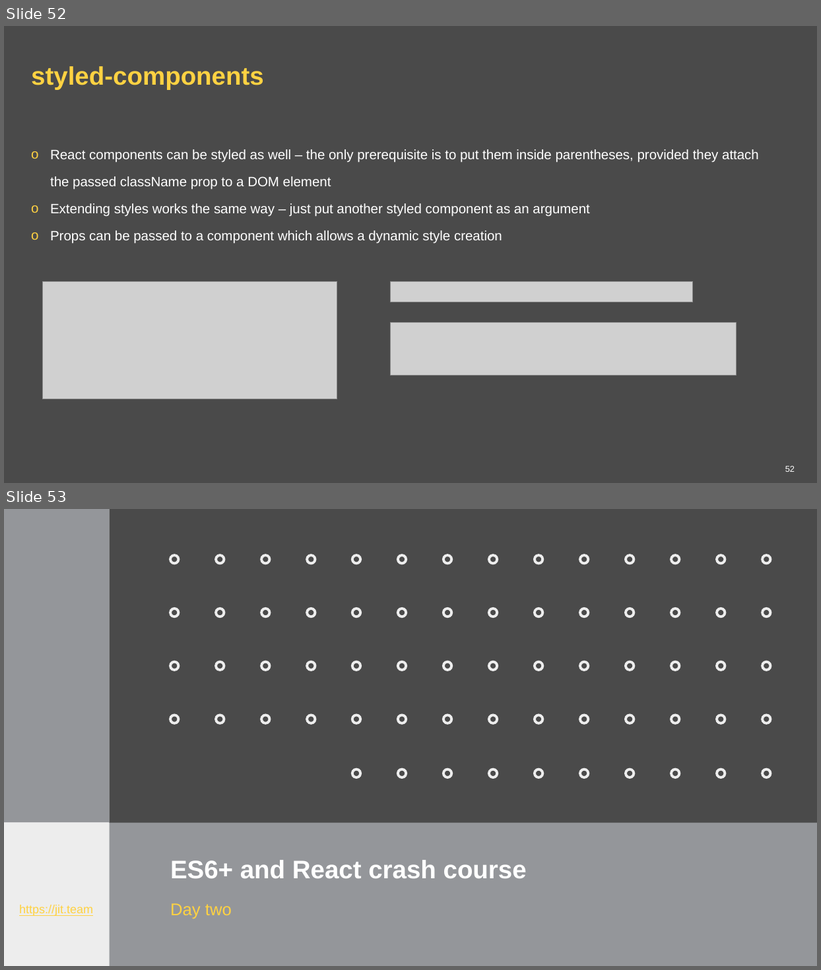
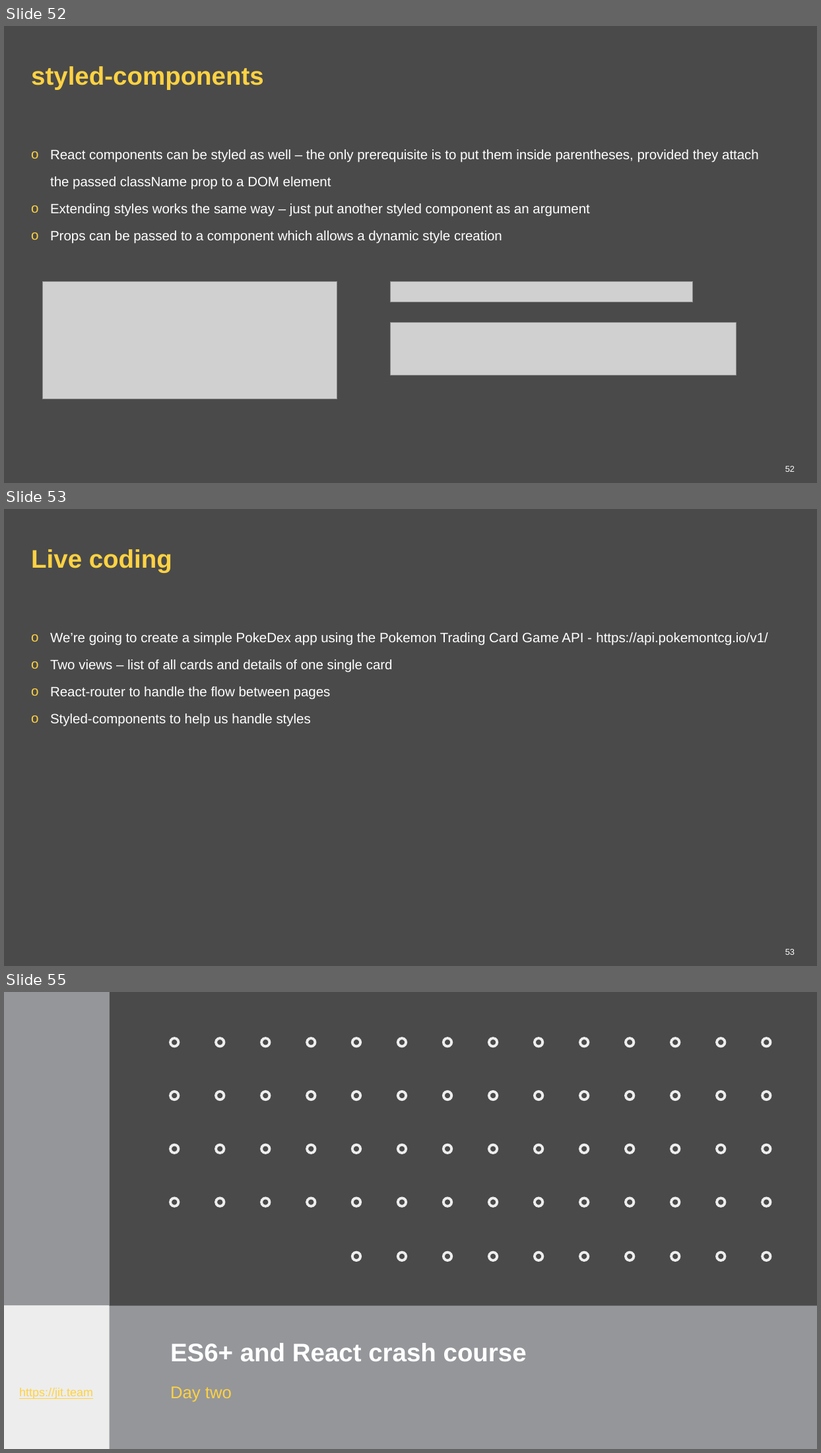
Before and after one commit to ppuzio/react-course-examples, a slide deck: React BEST course.pptx. Shown one above the other, each under a label of ours: slides 52 and 53 before the commit, slides 52, 53 and 55 after it; the slides between them are not shown. The pictures are 821x970 and 821x1453 pixels, drawn with LibreOffice and Linux fonts; fonts in the diff are those of the drawing; grey boxes stand for pictures; background and template pictures are left out. Boxes give left, top, right and bottom in pixels: in the first picture for what was removed or moved away, otherwise in the second. Text is boxed around its words. In the diff, an @@ line names an element or a change of style, - is before the commit and + after.

Commit message:
minor changes to the presentation

```diff
--- a/React BEST course.pptx
+++ b/React BEST course.pptx
@@ slide 53 added at <box>4,509,817,966</box>, background #4A4A4A @@
@@ title added at <box>31,549,172,572</box>, 30 pt, text #FFD242, bold @@
+Live coding
@@ text added at <box>50,632,768,727</box>, 16 pt, text #FFFFFF @@
+o We’re going to create a simple PokeDex app using the Pokemon Trading Card Game API - https://api.pokemontcg.io/v1/
+o Two views – list of all cards and details of one single card
+o React-router to handle the flow between pages
+o Styled-components to help us handle styles
@@ page number added at <box>785,949,795,955</box>, 10 pt, text #FFFFFF @@
+53
@@ what was slide 53 is now slide 55 @@
```
Also in this commit, not shown: 1 other slide added, 1 other file.
